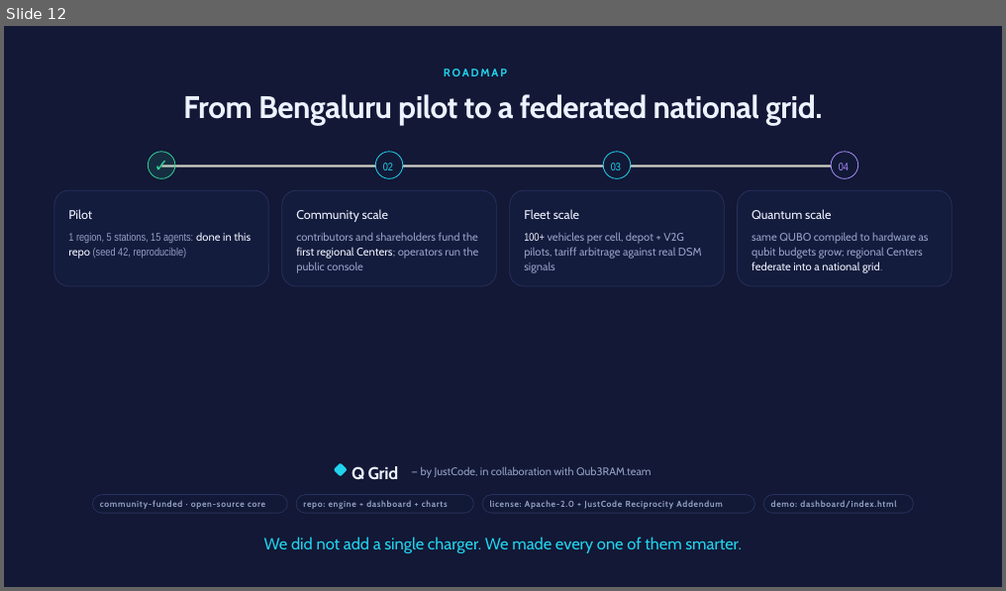
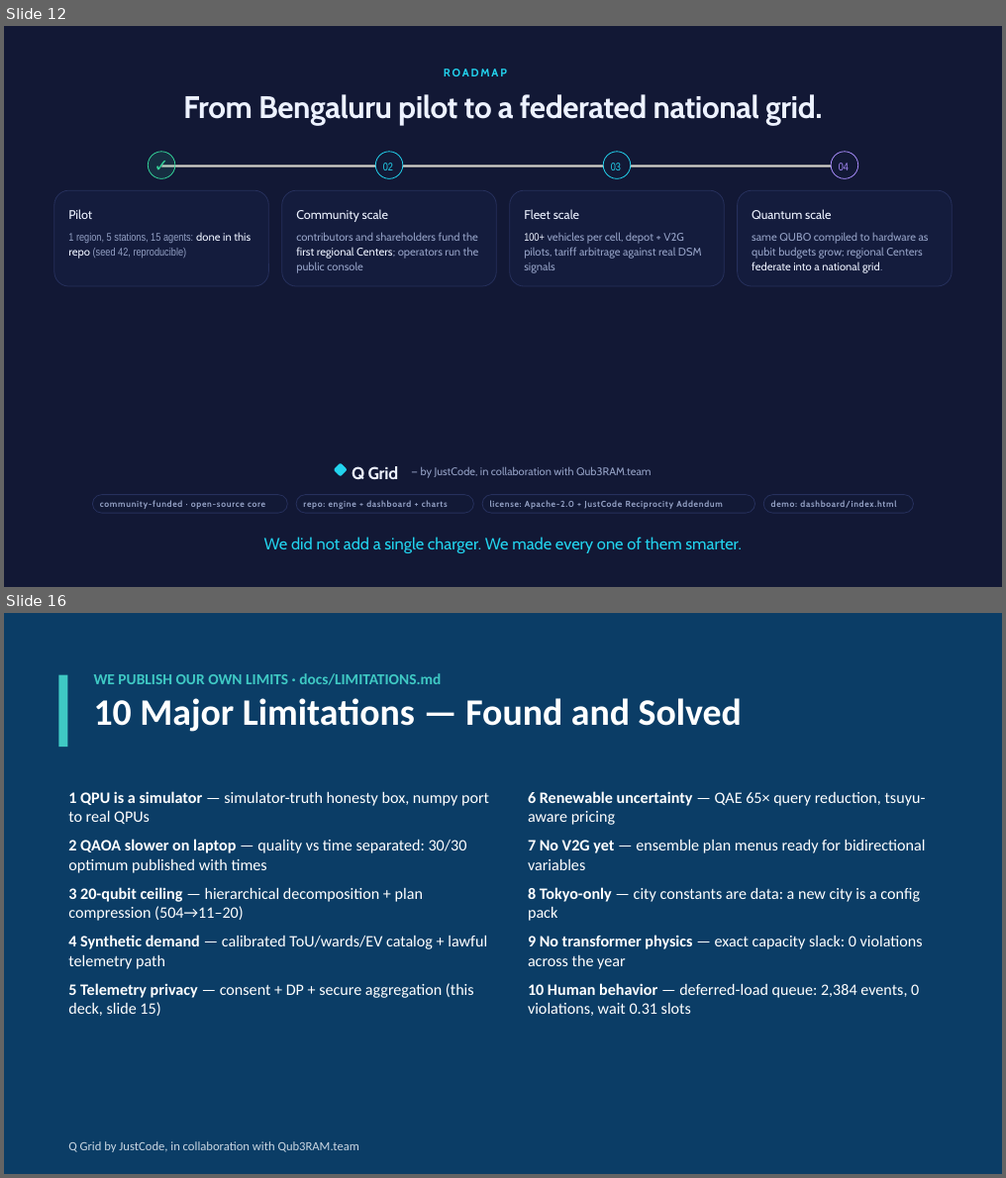
Before and after one commit to Aghosh-mv/Q-Grid, a slide deck: pitch/Q-Grid_Pitch.pptx. Shown one above the other, each under a label of ours: slide 12 before the commit, slides 12 and 16 after it; the slides between them are not shown. The pictures are 1006x591 and 1006x1178 pixels, drawn with LibreOffice and Linux fonts; fonts in the diff are those of the drawing; grey boxes stand for pictures; background and template pictures are left out. Boxes give left, top, right and bottom in pixels: in the first picture for what was removed or moved away, otherwise in the second. Text is boxed around its words. In the diff, an @@ line names an element or a change of style, - is before the commit and + after.

Commit message:
docs+slides: 4 new deck slides (dual-track year, qubit economics, privacy, 10 limitations) -> 16-slide deck; preview PDF refreshed; LIMITATIONS placeholder-free

```diff
--- a/pitch/Q-Grid_Pitch.pptx
+++ b/pitch/Q-Grid_Pitch.pptx
@@ slide 16 added at [4,613,1002,1174], background #FFFFFF @@
@@ rectangle added at [4,613,1002,1173], fill #0B3D66 @@
@@ rectangle added at [58,674,68,747], fill #3FC9C4 @@
@@ text added at [94,673,742,732], 11 pt, text #3FC9C4, bold @@
+WE PUBLISH OUR OWN LIMITS · docs/LIMITATIONS.md
+10 Major Limitations — Found and Solved
@@ text added at [68,791,489,1016], 11.5 pt, text #FFFFFF @@
+1 QPU is a simulator — simulator-truth honesty box, numpy port to real QPUs
+2 QAOA slower on laptop — quality vs time separated: 30/30 optimum published with times
+3 20-qubit ceiling — hierarchical decomposition + plan compression (504→11–20)
+4 Synthetic demand — calibrated ToU/wards/EV catalog + lawful telemetry path
+5 Telemetry privacy — consent + DP + secure aggregation (this deck, slide 15)
@@ text added at [528,791,926,1016], 11.5 pt, text #FFFFFF @@
+6 Renewable uncertainty — QAE 65× query reduction, tsuyu-aware pricing
+7 No V2G yet — ensemble plan menus ready for bidirectional variables
+8 Tokyo-only — city constants are data: a new city is a config pack
+9 No transformer physics — exact capacity slack: 0 violations across the year
+10 Human behavior — deferred-load queue: 2,384 events, 0 violations, wait 0.31 slots
@@ text added at [68,1142,359,1153], 9 pt, text #C9D6E2 @@
+Q Grid by JustCode, in collaboration with Qub3RAM.team
```
Also in this commit, not shown: 3 other slides added, 2 other files.
